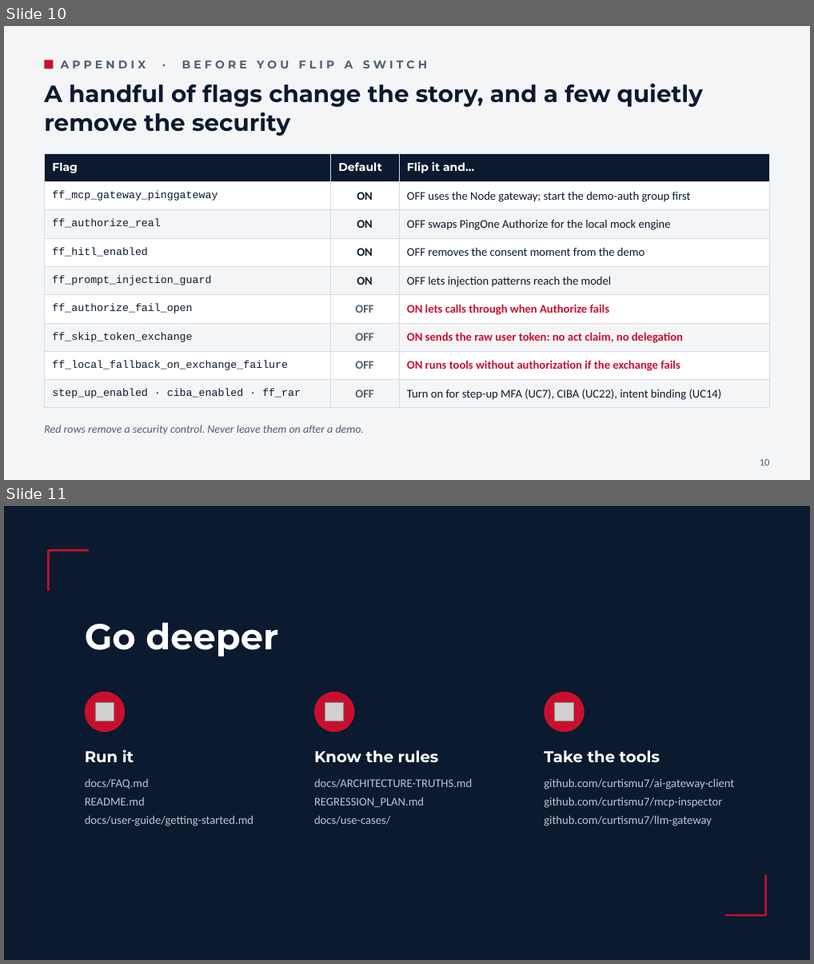
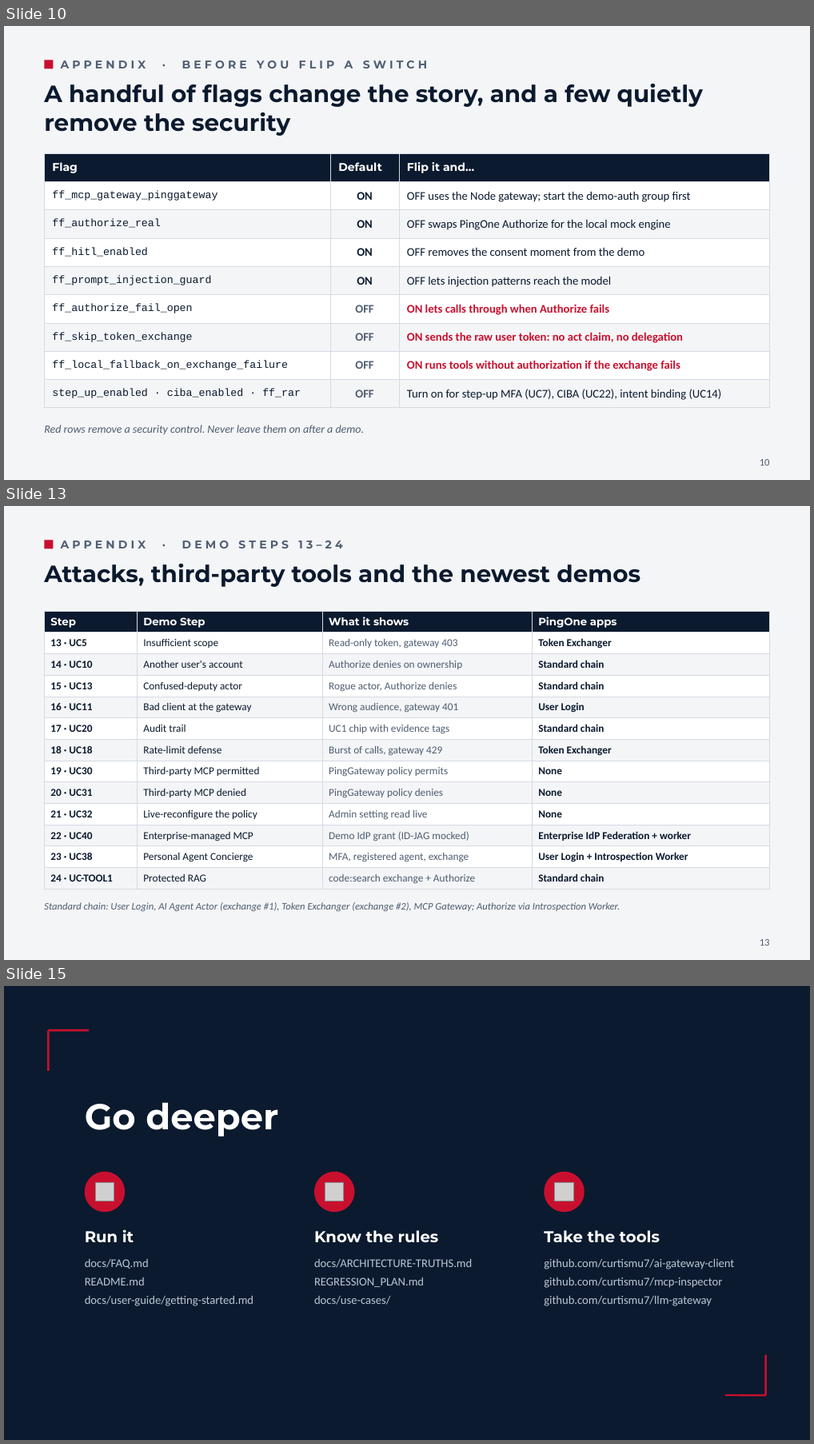
Before and after one commit to curtismu7/AI-DEMO2, a slide deck: docs/resources/AI-Demo-Overview.pptx. Shown one above the other, each under a label of ours: slides 10 and 11 before the commit, slides 10, 13 and 15 after it; the slides between them are not shown. The pictures are 814x964 and 814x1444 pixels, drawn with LibreOffice and Linux fonts; fonts in the diff are those of the drawing; grey boxes stand for pictures. Boxes give left, top, right and bottom in pixels: in the first picture for what was removed or moved away, otherwise in the second. Text is boxed around its words. In the diff, an @@ line names an element or a change of style, - is before the commit and + after.

```diff
--- a/docs/resources/AI-Demo-Overview.pptx
+++ b/docs/resources/AI-Demo-Overview.pptx
@@ slide 13 added at (4, 506, 810, 960), background #F4F5F7 @@
@@ rectangle added at (44, 540, 53, 548), fill #C8102E @@
@@ text added at (61, 540, 342, 548), 10 pt, text #4F5E71, bold @@
+APPENDIX · DEMO STEPS 13–24
@@ text added at (44, 564, 641, 587), 21 pt, text #0B1A2E, bold @@
+Attacks, third-party tools and the newest demos
@@ table added at (44, 611, 770, 887), 13 rows, 4 columns @@
+Step | Demo Step | What it shows | PingOne apps
+13 · UC5 | Insufficient scope | Read-only token, gateway 403 | Token Exchanger
+14 · UC10 | Another user's account | Authorize denies on ownership | Standard chain
+15 · UC13 | Confused-deputy actor | Rogue actor, Authorize denies | Standard chain
+16 · UC11 | Bad client at the gateway | Wrong audience, gateway 401 | User Login
+17 · UC20 | Audit trail | UC1 chip with evidence tags | Standard chain
+18 · UC18 | Rate-limit defense | Burst of calls, gateway 429 | Token Exchanger
+19 · UC30 | Third-party MCP permitted | PingGateway policy permits | None
+20 · UC31 | Third-party MCP denied | PingGateway policy denies | None
+21 · UC32 | Live-reconfigure the policy | Admin setting read live | None
+22 · UC40 | Enterprise-managed MCP | Demo IdP grant (ID-JAG mocked) | Enterprise IdP Federation + worker
+23 · UC38 | Personal Agent Concierge | MFA, registered agent, exchange | User Login + Introspection Worker
+24 · UC-TOOL1 | Protected RAG | code:search exchange + Authorize | Standard chain
@@ text added at (44, 902, 620, 911), 9 pt, text #4F5E71, italic @@
+Standard chain: User Login, AI Agent Actor (exchange #1), Token Exchanger (exchange #2), MCP Gateway; Authorize via Introspection Worker.
@@ text added at (760, 939, 770, 945), 9 pt, text #4F5E71 @@
+13
@@ what was slide 11 is now slide 15 @@
```
Also in this commit, not shown: 2 slides changed, 3 other slides added.
